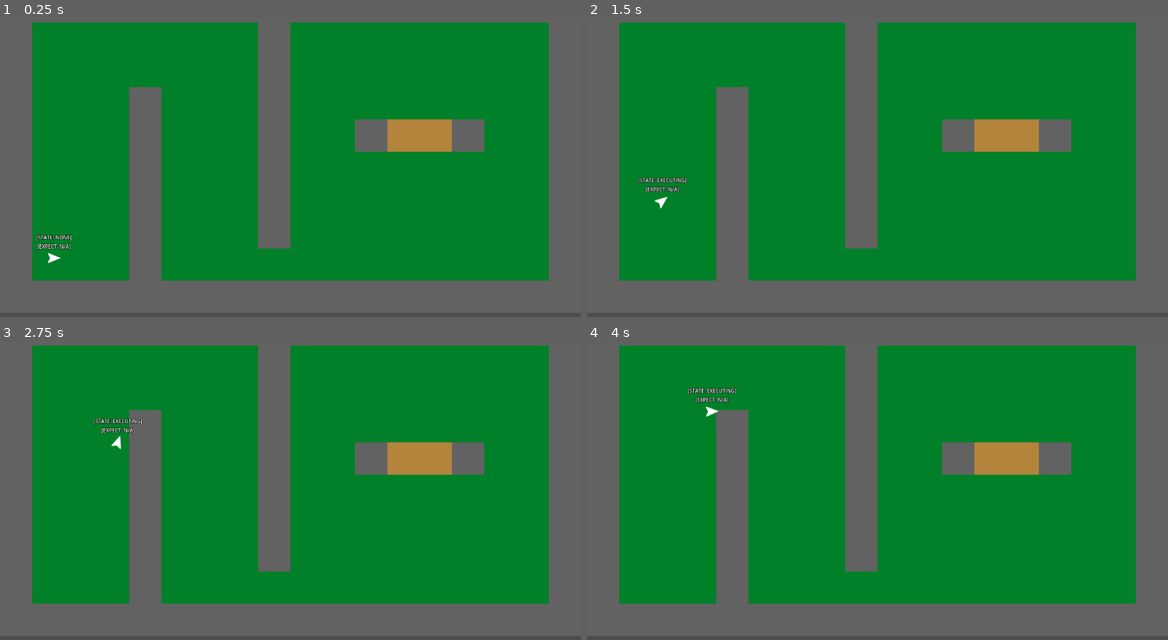
Above: before the commit, frames 1-4 (two rows, left to right).
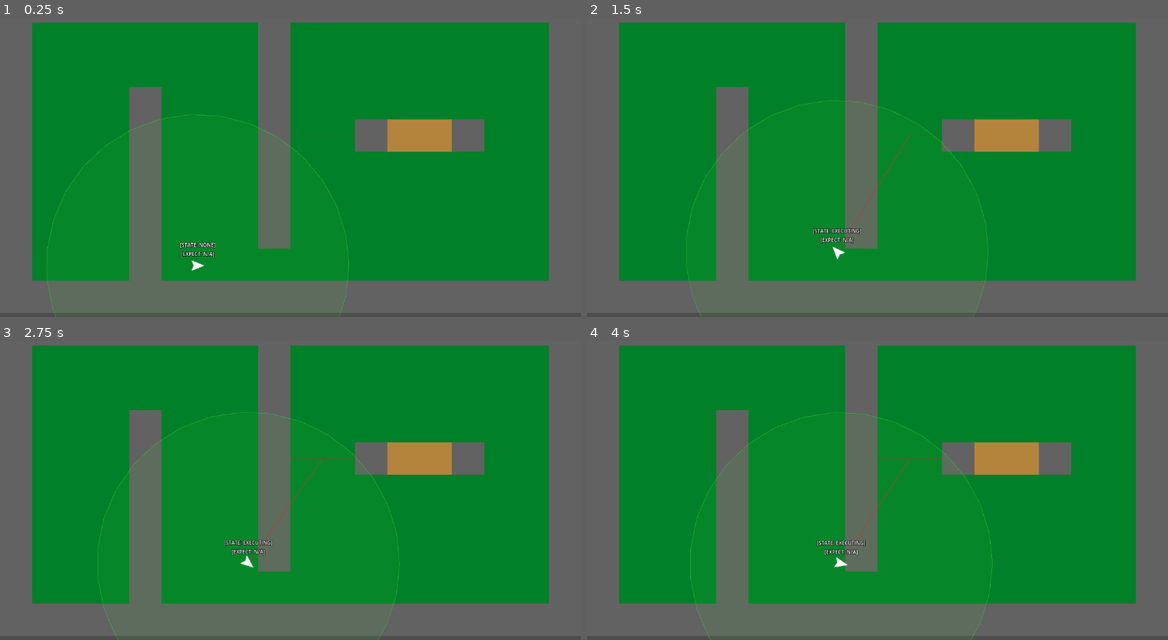
Above: after the commit, the same moments.

Repository: Foolminate/lima-charlie
Game: Godot game, scene res://levels/test_arena.tscn
Two runs of this game, one before a commit and one after it. Both use one fixed random seed, a clock stepped at 60 frames per second and the inputs below.
Inputs (mouse positions are in pixels of both pictures, inside the frame that each line leads up to):
- Up to frame 1 (0.25 s): no input
- Up to frame 2 (1.5 s): tap Enter at 0.5 s; move the mouse to (1005, 137) at 0.52 s; click (1005, 137) at 0.67 s; move the mouse to (761, 170) at 1.27 s; click (761, 170) at 1.42 s
- Up to frame 3 (2.75 s): move the mouse to (348, 403) at 2.02 s; click (348, 403) at 2.17 s
- Up to frame 4 (4 s): move the mouse to (848, 541) at 2.77 s; click (848, 541) at 2.92 s; move the mouse to (1051, 526) at 3.52 s; click (1051, 526) at 3.67 s

The runs differ from the first frame. In frame 1, 0.6% of the frame differs, in the area x 6-62%, y 32-100%; in frame 2, 0.8%; in frame 3, 0.8%; in frame 4, 0.8%, in the area x 17-70%, y 15-100%.

Commit message:
Phase 3 up, roadmap updated

Diff:
--- a/entities/hazards/dummy_hazard.tscn
+++ b/entities/hazards/dummy_hazard.tscn
@@ -9,7 +9,12 @@
 script = ExtResource("1_6pnc5")
 
 [node name="Area2D" type="Area2D" parent="." unique_id=71639842]
+collision_layer = 4
 
 [node name="CollisionShape2D" type="CollisionShape2D" parent="Area2D" unique_id=2030734105]
 shape = SubResource("RectangleShape2D_flgro")
-debug_color = Color(1, 0, 0, 0.41960785)
+
+[node name="Line2D" type="Line2D" parent="." unique_id=1281111263]
+points = PackedVector2Array(-64, 0, 64, 0)
+width = 2.0
+default_color = Color(1, 0, 0, 0.22352941)
--- /dev/null
+++ b/entities/units/perception.gd
@@ -0,0 +1,57 @@
+extends Area2D
+
+var detected_entities: Array[Node] = []
+
+func _ready() -> void:
+	body_entered.connect(_on_body_entered)
+	body_exited.connect(_on_body_exited)
+	area_entered.connect(_on_area_entered)
+	area_exited.connect(_on_area_exited)
+
+func _process(_delta: float) -> void:
+	queue_redraw()
+
+func _on_body_entered(body: Node2D) -> void:
+	if body != owner:
+		var dir: String = get_cardinal_direction(body.global_position)
+		print("PERCEPTION: Detected %s at %s" % [body.name, dir])
+		detected_entities.append(body)
+
+func _on_body_exited(body: Node2D) -> void:
+	detected_entities.erase(body)
+
+func _on_area_entered(area: Area2D) -> void:
+	var dir: String = get_cardinal_direction(area.global_position)
+	print("PERCEPTION: Detected %s at %s" % [area.name, dir])
+	detected_entities.append(area)
+	print(Sitrep.compile(owner,owner.fsm.State.keys()[owner.fsm.current_state], "Success", "Reach destination undetected"))
+
+func _on_area_exited(area: Area2D) -> void:
+	detected_entities.erase(area)
+
+func get_cardinal_direction(target_global_pos: Vector2) -> String:
+	var angle: float = global_position.direction_to(target_global_pos).angle()
+
+	# Evaluate clockwise from negative PI (West) wrapping around to positive PI (West)
+	if angle < -7 * PI / 8 or angle > 7 * PI / 8: return "W"
+	if angle < -5 * PI / 8: return "NW"
+	if angle < -3 * PI / 8: return  "N"
+	if angle <     -PI / 8: return "NE"
+	if angle <      PI / 8: return  "E"
+	if angle <  3 * PI / 8: return "SE"
+	if angle <  5 * PI / 8: return  "S"
+
+	return "SW"
+
+# --- Debug visualization --- #
+func _draw() -> void:
+	# Visualize the perception area for debugging
+	var vision_radius: float = $CollisionShape2D.shape.radius
+	draw_circle(Vector2.ZERO, vision_radius, Color(0.2, 0.8, 0.2, 0.1))
+	draw_arc(Vector2.ZERO, vision_radius, 0, TAU, 32, Color(0.2, 0.8, 0.2, 0.5), 1.0)
+
+	# Draw lines to detected entities
+	for entity in detected_entities:
+		if not is_instance_valid(entity): continue
+
+		draw_line(Vector2.ZERO, to_local(entity.global_position), Color(0.8, 0.2, 0.2, 0.5), 2.0)
--- a/entities/units/tactical_unit.tscn
+++ b/entities/units/tactical_unit.tscn
@@ -4,8 +4,12 @@
 [ext_resource type="Texture2D" uid="uid://qn2ctgfq4u45" path="res://assets/sprites/ic--baseline-navigation.png" id="2_jehbu"]
 [ext_resource type="PackedScene" uid="uid://rlnieqsv7txq" path="res://ui/DebugCanvas.tscn" id="3_eat3e"]
 [ext_resource type="Script" uid="uid://crl1klr74d7s8" path="res://entities/units/unit_fsm.gd" id="4_bk46h"]
+[ext_resource type="Script" uid="uid://yuyr67jqoauq" path="res://entities/units/perception.gd" id="5_qgnl2"]
 
 [sub_resource type="CircleShape2D" id="CircleShape2D_bk46h"]
+
+[sub_resource type="CircleShape2D" id="CircleShape2D_y5poc"]
+radius = 300.0
 
 [node name="TacticalUnit" type="CharacterBody2D" unique_id=1209163275]
 z_index = 1
@@ -36,3 +40,13 @@
 offset_bottom = -16.0
 grow_horizontal = 2
 grow_vertical = 0
+
+[node name="Perception" type="Area2D" parent="." unique_id=211711293]
+z_index = -1
+collision_layer = 0
+collision_mask = 6
+monitorable = false
+script = ExtResource("5_qgnl2")
+
+[node name="CollisionShape2D" type="CollisionShape2D" parent="Perception" unique_id=698526045]
+shape = SubResource("CircleShape2D_y5poc")
--- a/levels/test_arena.tscn
+++ b/levels/test_arena.tscn
@@ -57,7 +57,7 @@
 tile_set = SubResource("TileSet_vq7t1")
 
 [node name="TacticalUnit" parent="." unique_id=1474482010 instance=ExtResource("1_qdrqe")]
-position = Vector2(107, 531)
+position = Vector2(392, 546)
 
 [node name="DummyHazard" parent="." unique_id=985358717 instance=ExtResource("3_vq7t1")]
 position = Vector2(640, 288)
--- /dev/null
+++ b/llm_bridge/sitrep.gd
@@ -0,0 +1,46 @@
+class_name Sitrep
+extends Node
+
+# SITREP Syntax:
+# SQUAD:[ID|State] @[Zone] RALLY:[Point_A] ASSETS:[Sniper,Tank,Medic]
+# VIS:[ObjID(Dist,Dir,Type,Status)]
+# RESULT:[Success/Interrupt_Reason] (PREV_EXPECT:[String from last CMD])
+static func compile(unit: Node2D, current_state: String, last_result: String, prev_expect: String) -> String:
+	var sitrep: String = "<TOON>\n"
+
+	# 1. SQUAD HEADER
+	# TODO: Replace with data from GlobalBlackboard.
+	var unit_id = unit.name
+	sitrep += "SQUAD:[%s|%s] @[Sector_7] RALLY:[Alpha] ASSETS:[%s]\n" % [unit_id, current_state, unit_id]
+
+	# 2. VISIBILITY (Perception Data)
+	sitrep += "VIS:["
+	var perception_node = unit.get_node_or_null("Perception")
+
+	if perception_node and perception_node.detected_entities.size() > 0:
+		var vis_strings: Array[String] = []
+		for entity in perception_node.detected_entities:
+			if not is_instance_valid(entity): continue
+
+			# Assuming 30 pixels = 1 meter
+			var dist_pixels = unit.global_position.distance_to(entity.global_position)
+			var dist_meters = int(dist_pixels / 30.0)
+
+			var dir = perception_node.get_cardinal_direction(entity.global_position)
+
+			var type = "Hazard" if entity is Area2D else "Unknown"
+
+			# Format: ObjID(Dist,Dir,Type,Status)
+			# TODO: formalise object metadata and status
+			vis_strings.append("%s(%dm,%s,%s,Active)" % [entity.name, dist_meters, dir, type])
+
+		sitrep += ",".join(vis_strings)
+	else:
+		sitrep += "CLEAR"
+	sitrep += "]\n"
+
+	# 3. RESULT & REFLECTION
+	sitrep += "RESULT:[%s] (PREV_EXPECT:[%s])\n" % [last_result, prev_expect]
+
+	sitrep += "</TOON>"
+	return sitrep
--- /dev/null
+++ b/llm_bridge/toon_parser.gd
@@ -0,0 +1,5 @@
+class_name ToonParser
+extends Node
+
+static func parse(llm_response: String) -> Dictionary:
+	return {}
Not shown, added: entities/units/perception.gd.uid
Not shown, added: llm_bridge/sitrep.gd.uid
Not shown, added: llm_bridge/toon_parser.gd.uid
Not shown, changed: GEMINI.md
